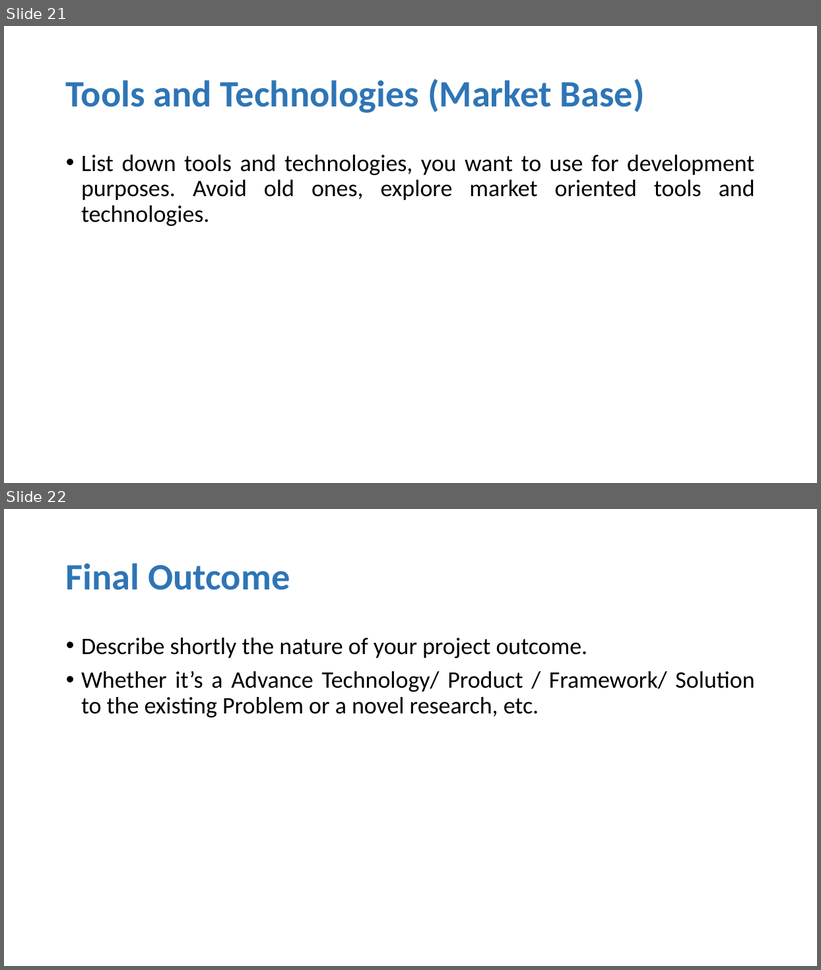
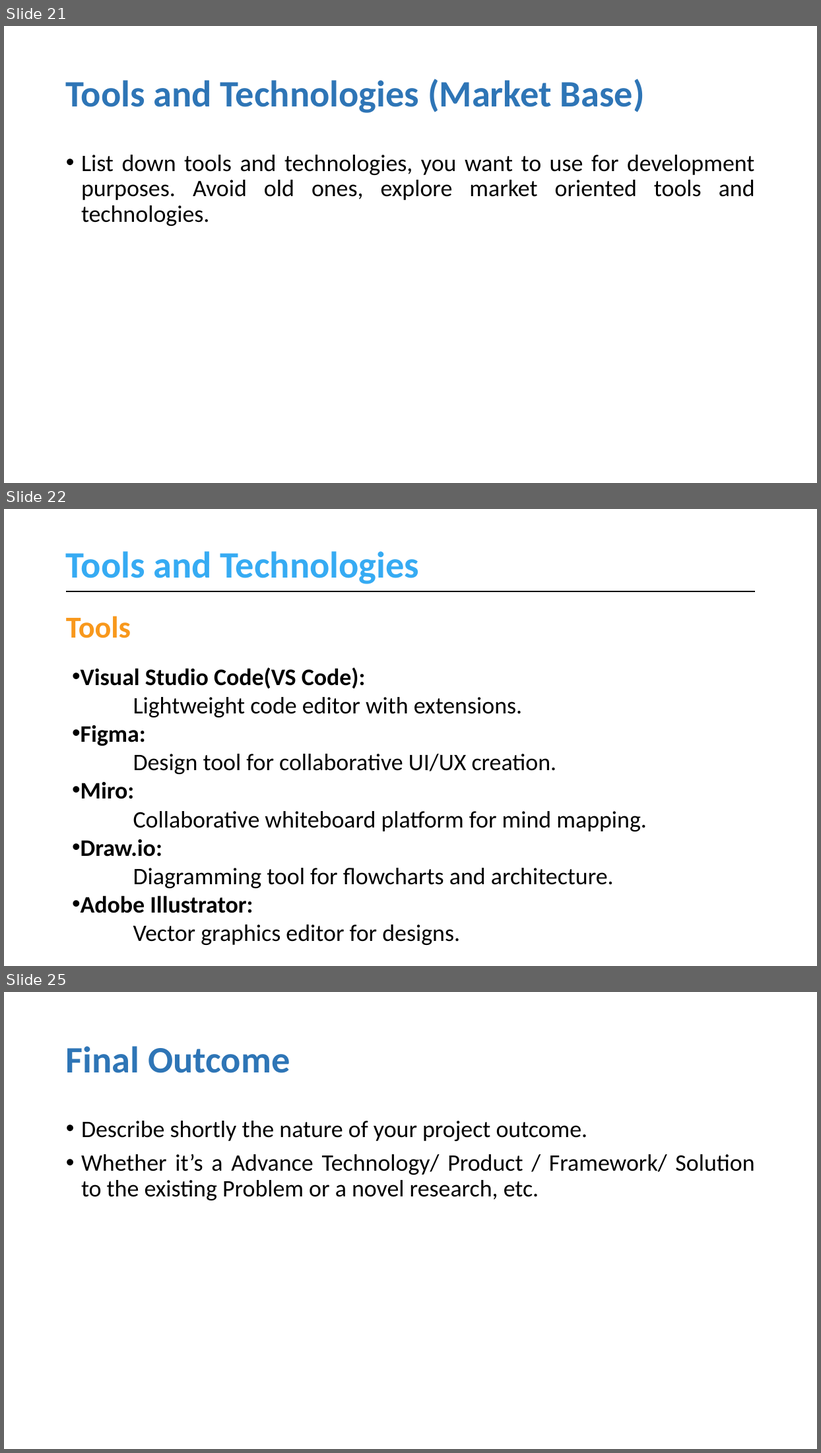
Before and after one commit to muhammadahsanmirza/fyp-constituency-connect, a slide deck: 4- Idea Evaluation/Idea Evaluation Slides (Filled).pptx. Shown one above the other, each under a label of ours: slides 21 and 22 before the commit, slides 21, 22 and 25 after it; the slides between them are not shown. The pictures are 821x970 and 821x1453 pixels, drawn with LibreOffice and Linux fonts; fonts in the diff are those of the drawing. Boxes give left, top, right and bottom in pixels: in the first picture for what was removed or moved away, otherwise in the second. Text is boxed around its words. In the diff, an @@ line names an element or a change of style, - is before the commit and + after.

Commit message:
Add Benchmarking table and Tools & Technologies

```diff
--- a/4- Idea Evaluation/Idea Evaluation Slides (Filled).pptx
+++ b/4- Idea Evaluation/Idea Evaluation Slides (Filled).pptx
@@ slide 22 added at (4, 509, 817, 966), background #FFFFFF @@
@@ title added at (66, 551, 420, 584), 44 pt, text #36ABF3, bold @@
+Tools and Technologies
@@ line added from (66, 591) to (756, 591), #000000 2.25 pt @@
@@ text added at (66, 616, 131, 638), 36 pt, text #F8981C, bold @@
+Tools
@@ text added at (81, 667, 647, 945), 28 pt, text #000000 @@
+• Visual Studio Code(VS Code):
+  Lightweight code editor with extensions.
+• Figma:
+  Design tool for collaborative UI/UX creation.
+• Miro:
+  Collaborative whiteboard platform for mind mapping.
+• Draw.io:
+  Diagramming tool for flowcharts and architecture.
+• Adobe Illustrator:
+  Vector graphics editor for designs.
@@ what was slide 22 is now slide 25 @@
```
Also in this commit, not shown: 1 slide changed, 2 other slides added.
